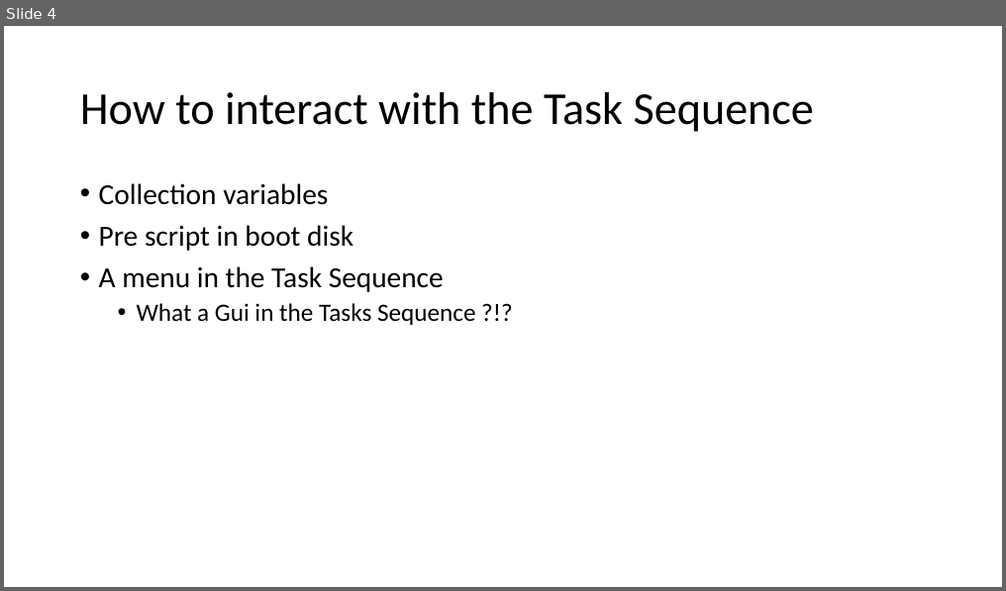
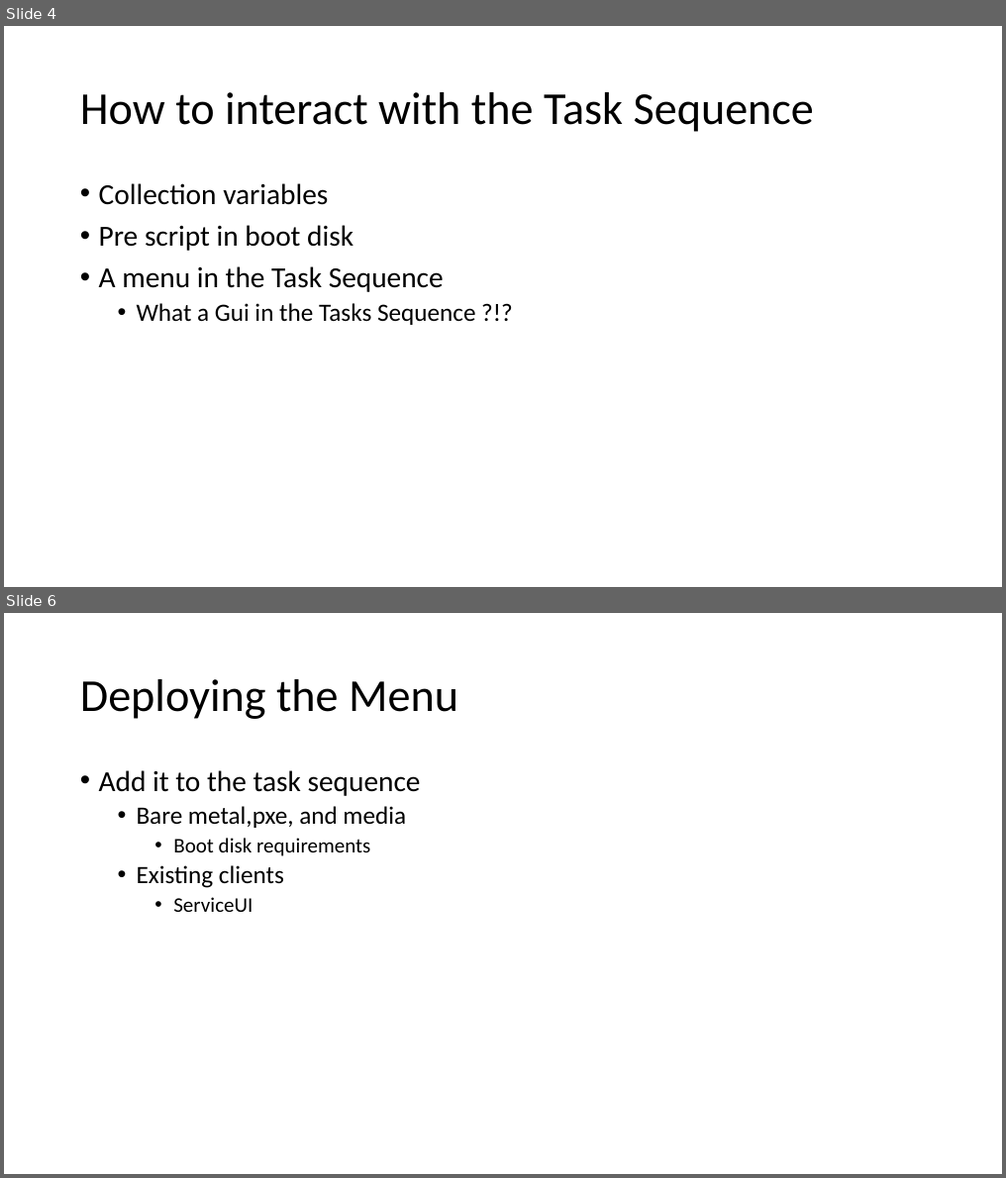
Before and after one commit to mrbodean/Sessions, a slide deck: OSDMenu/Customizing OS Deployments in SCCM with PowerShell.pptx. Shown one above the other, each under a label of ours: slide 4 before the commit, slides 4 and 6 after it; the slides between them are not shown. The pictures are 1006x591 and 1006x1178 pixels, drawn with LibreOffice and Linux fonts; fonts in the diff are those of the drawing. Boxes give left, top, right and bottom in pixels: in the first picture for what was removed or moved away, otherwise in the second. Text is boxed around its words. In the diff, an @@ line names an element or a change of style, - is before the commit and + after.

```diff
--- a/OSDMenu/Customizing OS Deployments in SCCM with PowerShell.pptx
+++ b/OSDMenu/Customizing OS Deployments in SCCM with PowerShell.pptx
@@ slide 6 added at <box>4,613,1002,1174</box>, background #FFFFFF @@
@@ title added at <box>80,679,458,719</box>, 44 pt, text #000000 @@
+Deploying the Menu
@@ text added at <box>99,770,421,912</box>, 24 pt, text #000000 @@
+• Add it to the task sequence
+  • Bare metal,pxe, and media
+    • Boot disk requirements
+  • Existing clients
+    • ServiceUI
```
Also in this commit, not shown: 2 slides changed, 4 other slides added, 1 slide removed.
